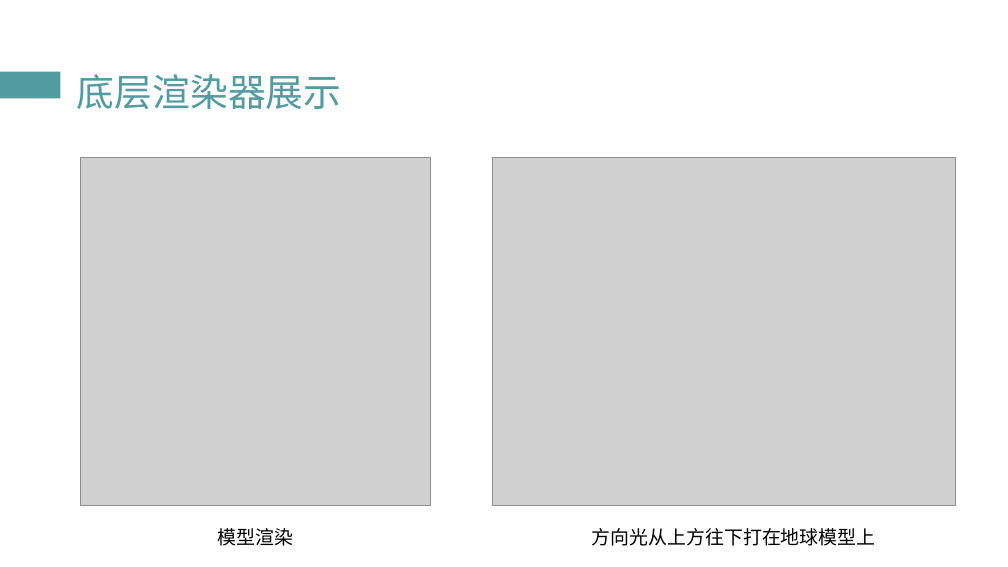
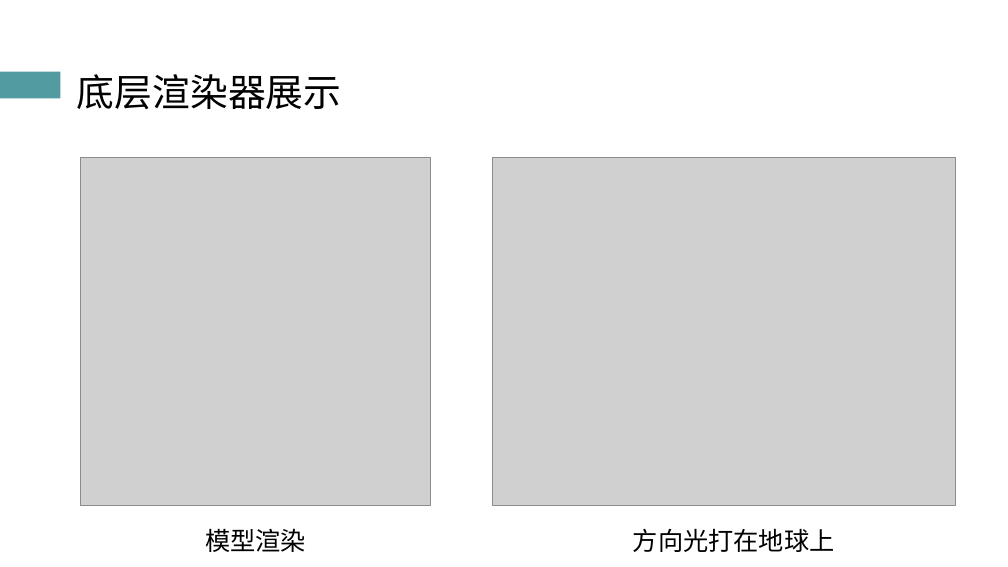
Before and after one commit to atom-chen/Main, a slide deck: slide 15 of OpenGL/答辩PPT.pptx (slide 14 before the commit). Drawn at 1008x567 pixels with LibreOffice and Linux fonts; fonts in the diff are those of the drawing; grey boxes stand for pictures. Boxes give left, top, right and bottom in pixels: in the first picture for what was removed or moved away, otherwise in the second. Text is boxed around its words. In the diff, an @@ line names an element or a change of style, - is before the commit and + after.

```diff
--- a/OpenGL/答辩PPT.pptx
+++ b/OpenGL/答辩PPT.pptx
@@ title "底层渲染器展示" at (77, 74, 342, 109): text colour #529BA0 to #000000 @@
@@ text "模型渲染" at (205, 528, 306, 552): size 18 to 24 pt @@
@@ text at (633, 528, 835, 552): text changed; size 18 to 24 pt @@
-方向光从上方往下打在地球模型上
+方向光打在地球上
```
Also in this commit, not shown: 32 other slides changed, 1 slide added, 2 other files.
